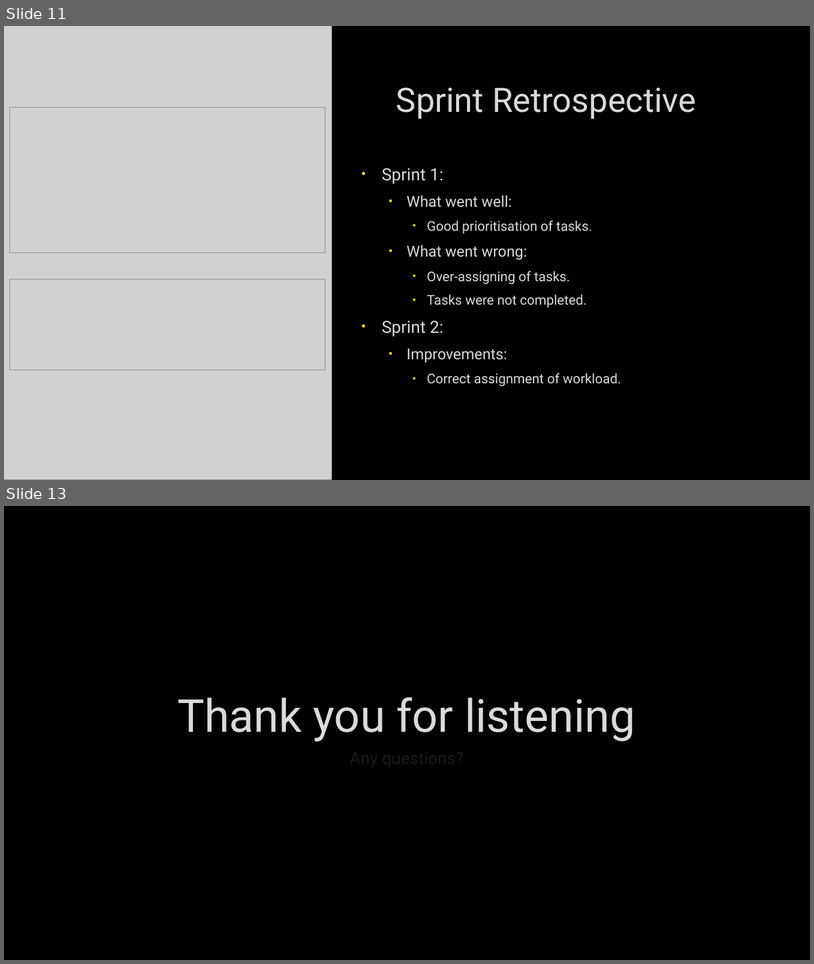
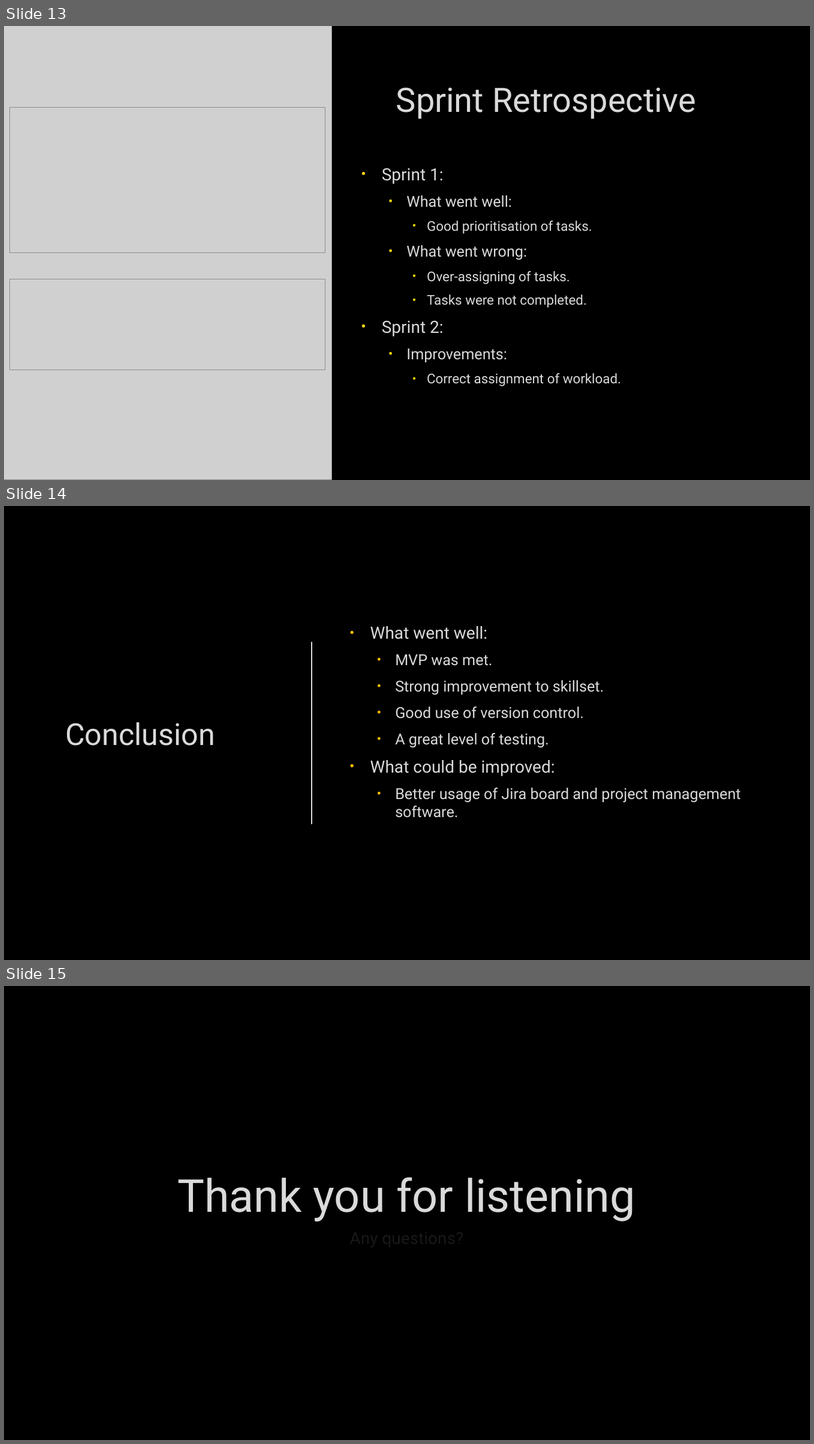
Before and after one commit to jacobwinkworth-qa/To-do-List, a slide deck: docs/tdla.pptx. Shown one above the other, each under a label of ours: slides 11 and 13 before the commit, slides 13, 14 and 15 after it; the slides between them are not shown. The pictures are 814x964 and 814x1444 pixels, drawn with LibreOffice and Linux fonts; fonts in the diff are those of the drawing; grey boxes stand for pictures; background and template pictures are left out. Boxes give left, top, right and bottom in pixels: in the first picture for what was removed or moved away, otherwise in the second. Text is boxed around its words. In the diff, an @@ line names an element or a change of style, - is before the commit and + after.

```diff
--- a/docs/tdla.pptx
+++ b/docs/tdla.pptx
@@ slide 14 added at <box>4,506,810,960</box>, background picture (left out) @@
@@ text added at <box>371,626,741,817</box>, 18 pt, text #DADADA @@
+• What went well:
+  • MVP was met.
+  • Strong improvement to skillset.
+  • Good use of version control.
+  • A great level of testing.
+• What could be improved:
+  • Better usage of Jira board and project management software.
@@ line added from (312, 642) to (312, 823), #DADADA 1.5 pt @@
@@ title added at <box>65,722,215,745</box>, 36 pt, text #DADADA @@
+Conclusion
@@ what was slide 11 is now slide 13 @@
@@ what was slide 13 is now slide 15 @@
```
Also in this commit, not shown: 2 other slides added, 1 slide removed, 1 other file.
